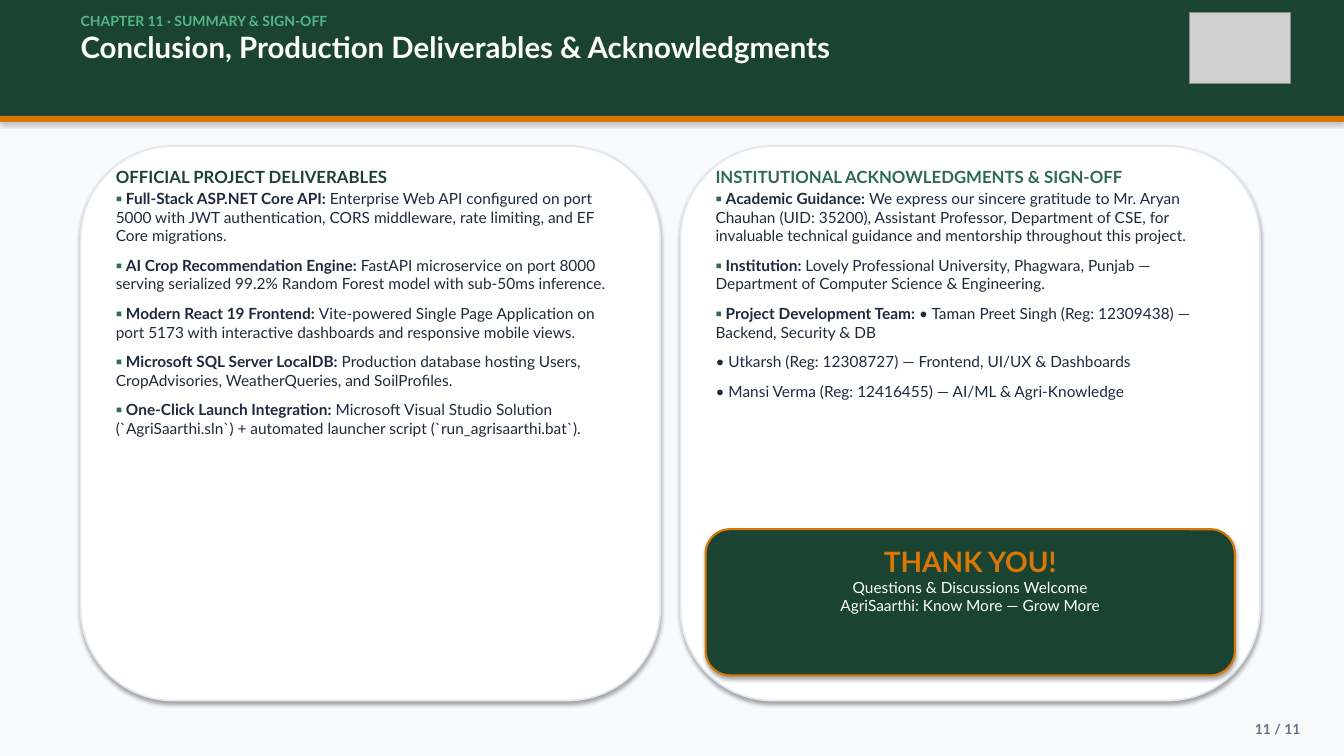
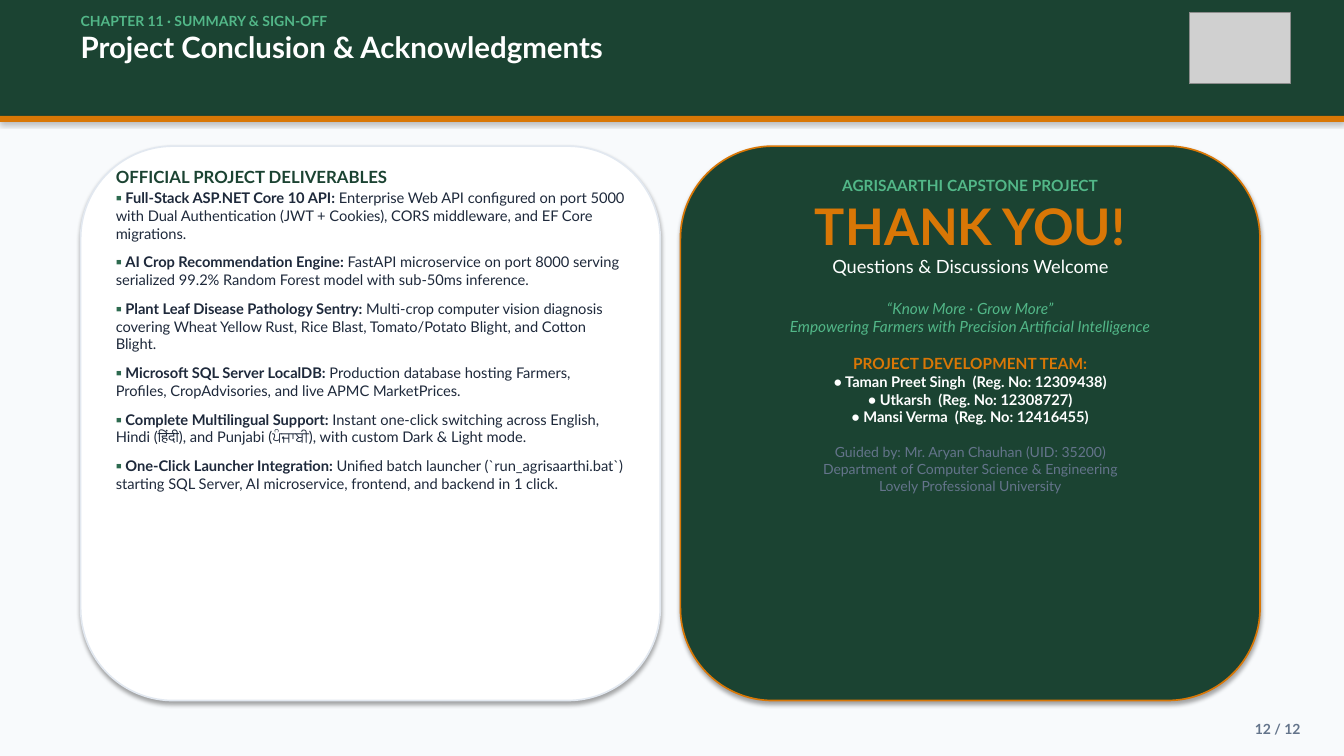
Before and after one commit to Tamanpreet84/AgriSaarthi, a slide deck: slide 12 of AgriSaarthi_Presentation.pptx (slide 11 before the commit). Drawn at 1344x756 pixels with LibreOffice and Linux fonts; fonts in the diff are those of the drawing; grey boxes stand for pictures. Boxes give left, top, right and bottom in pixels: in the first picture for what was removed or moved away, otherwise in the second. Text is boxed around its words. In the diff, an @@ line names an element or a change of style, - is before the commit and + after.

Commit message:
docs: generate clean 12-slide presentation with member names/reg nos and thank you slide

```diff
--- a/AgriSaarthi_Presentation.pptx
+++ b/AgriSaarthi_Presentation.pptx
@@ text at (x1=81, y1=36, x2=602, y2=63): text changed @@
-Conclusion, Production Deliverables & Acknowledgments
+Project Conclusion & Acknowledgments
@@ rounded rectangle at (x1=681, y1=146, x2=1260, y2=701): fill #FFFFFF to #1B4332; outline #E2E8F0 1.2 pt to #D97706 1.2 pt @@
@@ text at (x1=116, y1=192, x2=625, y2=242): text changed; size 11 to 10.5 pt @@
-▪ Full-Stack ASP.NET Core API: Enterprise Web API configured on port 5000 with JWT authentication, CORS middleware, rate limiting, and EF Core migrations.
+▪ Full-Stack ASP.NET Core 10 API: Enterprise Web API configured on port 5000 with Dual Authentication (JWT + Cookies), CORS middleware, and EF Core migrations.
@@ text at (x1=790, y1=180, x2=1150, y2=493): text changed; text colour #1E293B to #FFFFFF @@
-INSTITUTIONAL ACKNOWLEDGMENTS & SIGN-OFF
-▪ Academic Guidance: We express our sincere gratitude to Mr. Aryan Chauhan (UID: 35200), Assistant Professor, Department of CSE, for invaluable technical guidance and mentorship throughout this project.
-▪ Institution: Lovely Professional University, Phagwara, Punjab — Department of Computer Science & Engineering.
-▪ Project Development Team: • Taman Preet Singh (Reg: 12309438) — Backend, Security & DB
-• Utkarsh (Reg: 12308727) — Frontend, UI/UX & Dashboards
-• Mansi Verma (Reg: 12416455) — AI/ML & Agri-Knowledge
+AGRISAARTHI CAPSTONE PROJECT
+THANK YOU!
+Questions & Discussions Welcome
+“Know More · Grow More”
+Empowering Farmers with Precision Artificial Intelligence
+PROJECT DEVELOPMENT TEAM:
+• Taman Preet Singh (Reg. No: 12309438)
+• Utkarsh (Reg. No: 12308727)
+• Mansi Verma (Reg. No: 12416455)
+Guided by: Mr. Aryan Chauhan (UID: 35200)
+Department of Computer Science & Engineering
+Lovely Professional University
@@ text at (x1=116, y1=256, x2=619, y2=285): size 11 to 10.5 pt in "▪ AI Crop Recommendation Engine: FastAPI microservice ..." @@
@@ text at (x1=116, y1=303, x2=623, y2=492): text changed; size 11 to 10.5 pt @@
-▪ Modern React 19 Frontend: Vite-powered Single Page Application on port 5173 with interactive dashboards and responsive mobile views.
-▪ Microsoft SQL Server LocalDB: Production database hosting Users, CropAdvisories, WeatherQueries, and SoilProfiles.
-▪ One-Click Launch Integration: Microsoft Visual Studio Solution (`AgriSaarthi.sln`) + automated launcher script (`run_agrisaarthi.bat`).
+▪ Plant Leaf Disease Pathology Sentry: Multi-crop computer vision diagnosis covering Wheat Yellow Rust, Rice Blast, Tomato/Potato Blight, and Cotton Blight.
+▪ Microsoft SQL Server LocalDB: Production database hosting Farmers, Profiles, CropAdvisories, and live APMC MarketPrices.
+▪ Complete Multilingual Support: Instant one-click switching across English, Hindi (हिंदी), and Punjabi (ਪੰਜਾਬੀ), with custom Dark & Light mode.
+▪ One-Click Launcher Integration: Unified batch launcher (`run_agrisaarthi.bat`) starting SQL Server, AI microservice, frontend, and backend in 1 click.
@@ rounded rectangle removed at (x1=706, y1=529, x2=1235, y2=676) @@
@@ text removed at (x1=840, y1=551, x2=1100, y2=614) @@
-THANK YOU!
-Questions & Discussions Welcome
-AgriSaarthi: Know More — Grow More
@@ text at (x1=1255, y1=724, x2=1300, y2=734): text changed @@
-11 / 11
+12 / 12
```
Also in this commit, not shown: 3 other slides changed, 8 slides added, 7 slides removed, 2 other files.
